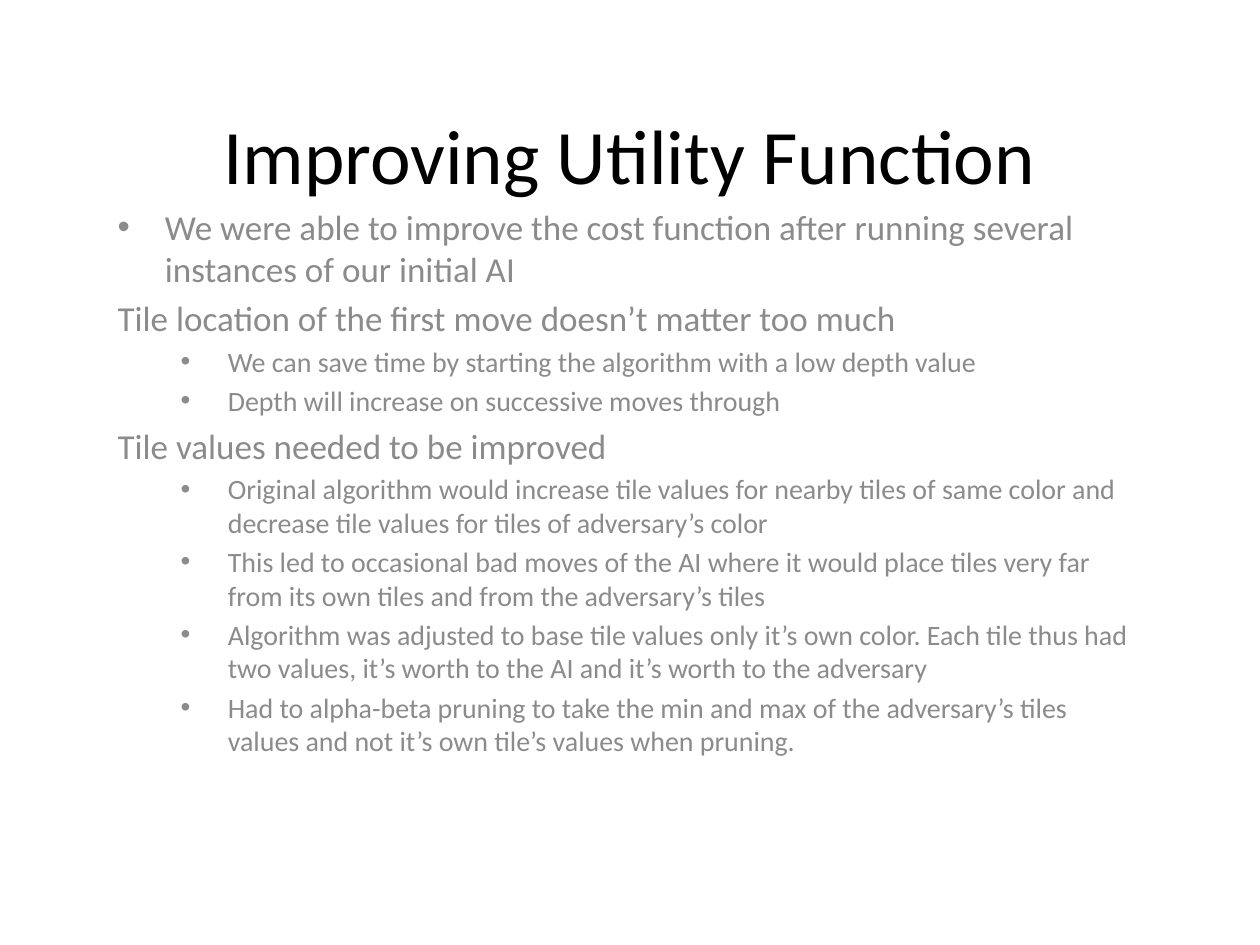
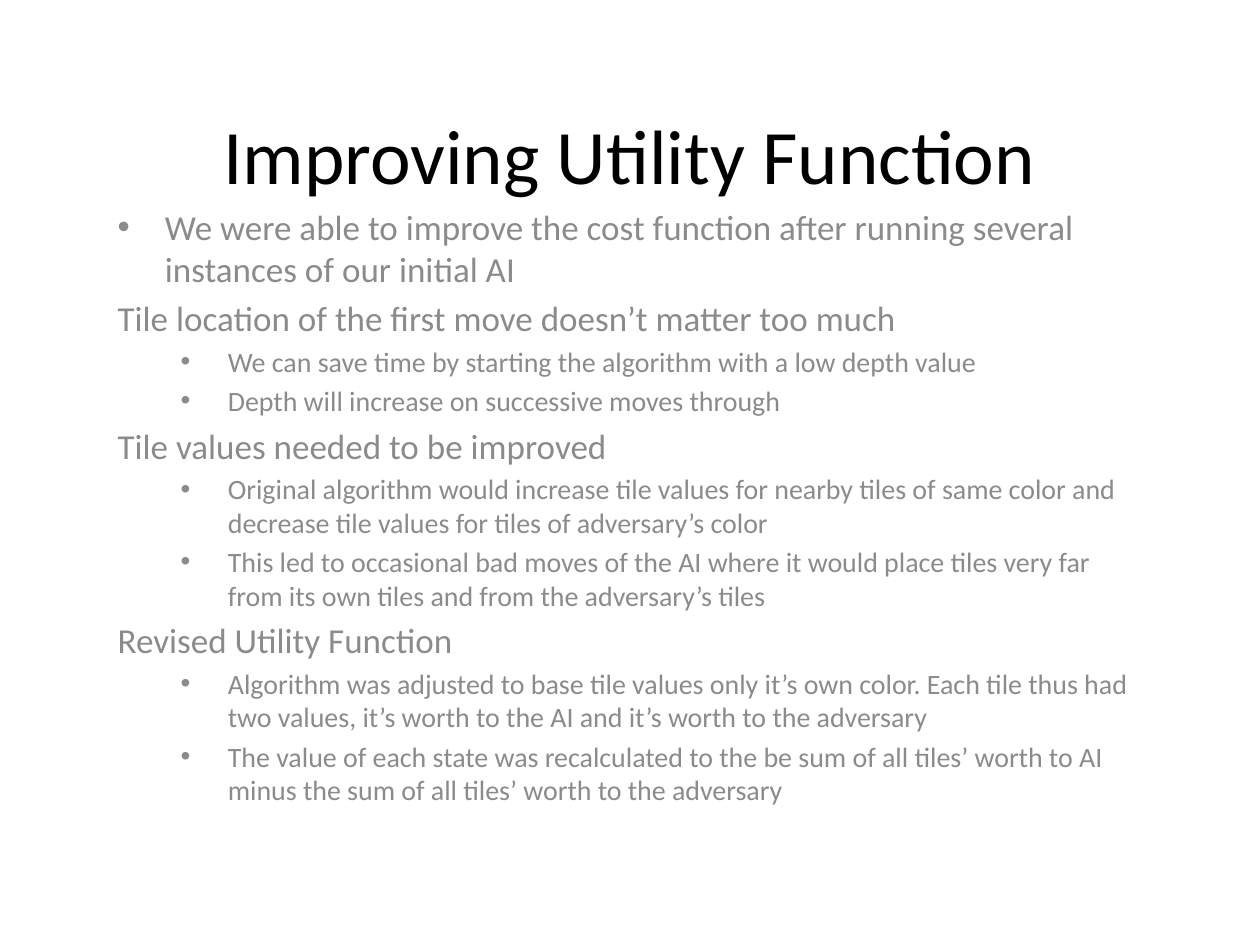
Before and after one commit to yangjiao2/271AIgame, a slide deck: slide 12 of Presentation.pptx. Drawn at 1260x945 pixels with LibreOffice and Linux fonts; fonts in the diff are those of the drawing. Boxes give left, top, right and bottom in pixels: in the first picture for what was removed or moved away, otherwise in the second. Text is boxed around its words. In the diff, an @@ line names an element or a change of style, - is before the commit and + after.

```diff
--- a/Presentation.pptx
+++ b/Presentation.pptx
@@ subtitle at [118, 629, 452, 659]: paragraph added @@
+Revised Utility Function
@@ subtitle at [228, 747, 1102, 805]: text changed @@
-  • Had to alpha-beta pruning to take the min and max of the adversary’s tiles values and not it’s own tile’s values when pruning.
+  • The value of each state was recalculated to the be sum of all tiles’ worth to AI minus the sum of all tiles’ worth to the adversary
```
Also in this commit, not shown: 3 other slides changed.
